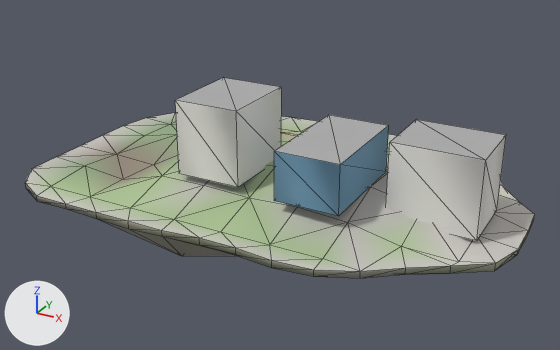
The glTF model godot_project/remake/sky/islands/SKY-069.lod1.glb as it was, and as the next commit left it.
The view is the same before and after, from a 50 mm lens placed at (85.6, -154.6, 77.1), pointed at (1.0, -0.7, 0.1). The axes (+X, +Y, +Z) are drawn at lower left. The lights are the same throughout. The picture after the commit comes second. Mesh edges are drawn as thin lines.

Objects in the first picture: 'buildings', 'deck', 'rock'.
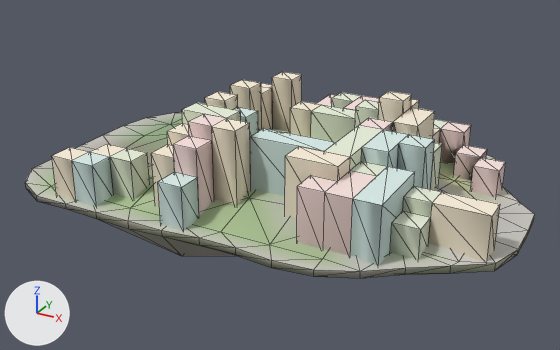
The change, as JSON lines over the scene's bpy script:
```json
{"op": "add", "block": "me_warren_hull", "code": ["me_warren_hull = bpy.data.meshes.new('warren_hull')", "me_warren_hull.from_pydata(...)  # 307 vertices, 580 faces; spans x -39.0..57.0, y -36.0..36.0, z -0.5..19.6", "me_warren_hull.materials.append(mat_sky_lod_bldg)"]}
{"op": "remove", "block": "ob_buildings", "code": ["ob_buildings = bpy.data.objects.new('buildings', me_buildings)", "ob_buildings.location = (0.0, 0.0, 0.0)"]}
{"op": "add", "block": "ob_warren_hull", "code": ["ob_warren_hull = bpy.data.objects.new('warren_hull', me_warren_hull)", "ob_warren_hull.location = (0.0, 0.0, 0.0)"]}
```

Location of each change, [x1, y1, x2, y2] in pixels of the pictures (560 x 350 px):
```json
{"object": "warren_hull", "change": "added", "after": [52, 72, 506, 266]}
{"object": "buildings", "change": "deleted", "before": [175, 78, 506, 241]}
```
